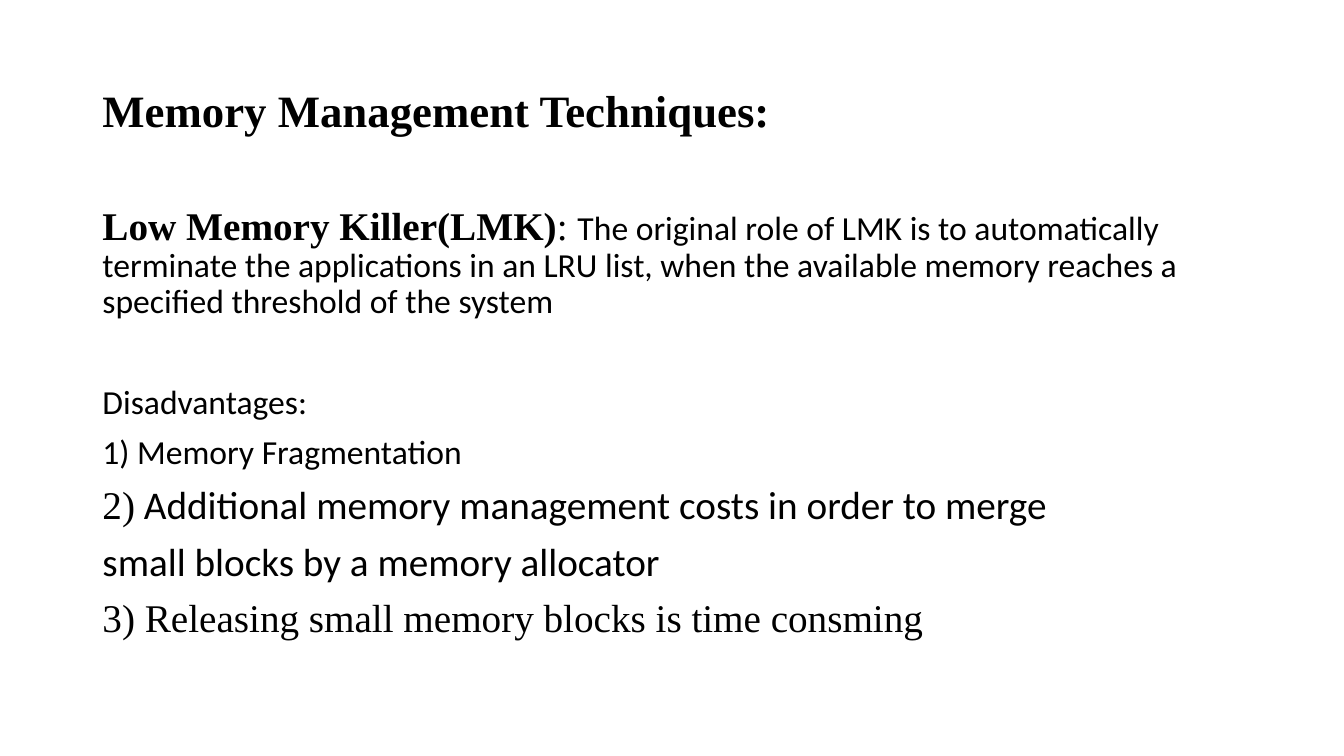
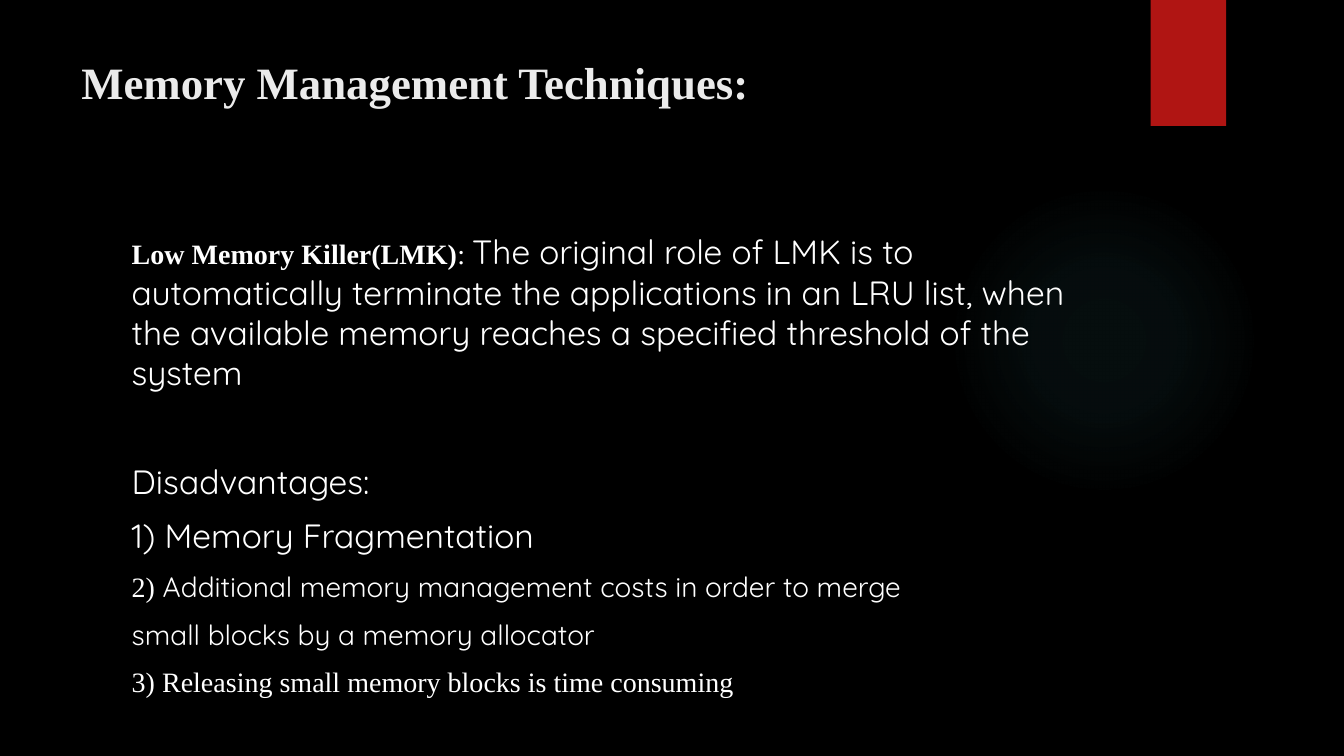
Before and after one commit to chaitanya-40/Virtual-Nodes-Partitioning-to-improve-performance-in-mobile-platform, a slide deck: slide 4 of presentation paper.pptx. Drawn at 1344x756 pixels with LibreOffice and Linux fonts; fonts in the diff are those of the drawing; background and template pictures are left out. Boxes give left, top, right and bottom in pixels: in the first picture for what was removed or moved away, otherwise in the second. Text is boxed around its words. In the diff, an @@ line names an element or a change of style, - is before the commit and + after.

```diff
--- a/presentation paper.pptx
+++ b/presentation paper.pptx
@@ background #FFFFFF to picture (left out) @@
@@ rectangle added at box(1150, 0, 1226, 126), fill #B01513 @@
@@ title "Memory Management Techniques:": place and size @@
-title "Memory Management Techniques:" at box(102, 96, 770, 137)
+title "Memory Management Techniques:" at box(81, 68, 748, 109)
@@ title "Memory Management Techniques:" at box(81, 68, 748, 109): text colour #000000 to #EBEBEB; line spacing 0.9 to 1; vertical alignment middle to top @@
@@ ellipse added at box(949, 185, 1259, 495), fill gradient #50B9C1 @@
@@ text "Low Memory Killer(LMK): The original ...": place and size @@
-text "Low Memory Killer(LMK): The original ..." at box(102, 212, 1177, 640)
+text "Low Memory Killer(LMK): The original ..." at box(132, 239, 1064, 698)
@@ text at box(132, 239, 1064, 651): size 28 to 20 pt in "Low Memory Killer(LMK):", "2) Additional memory management costs in order ...", "small blocks by a memory allocator"; font Calibri to Quicksand in "The original role of LMK is to ...", "Disadvantages:", "1) Memory Fragmentation", "Additional memory management costs in order to ..." and 1 more places; text colour #000000 to #FFFFFF in "Low Memory Killer(LMK): The original role of ...", "Disadvantages:", "1) Memory Fragmentation", "2) Additional memory management costs in order ..." and 1 more places; line spacing 0.9 to 1 @@
@@ text at box(132, 672, 733, 698): text changed; size 28 to 20 pt; text colour #000000 to #FFFFFF @@
-3) Releasing small memory blocks is time consming
+3) Releasing small memory blocks is time consuming
```
Also in this commit, not shown: 7 other slides changed, 5 slides added, 1 slide removed.
